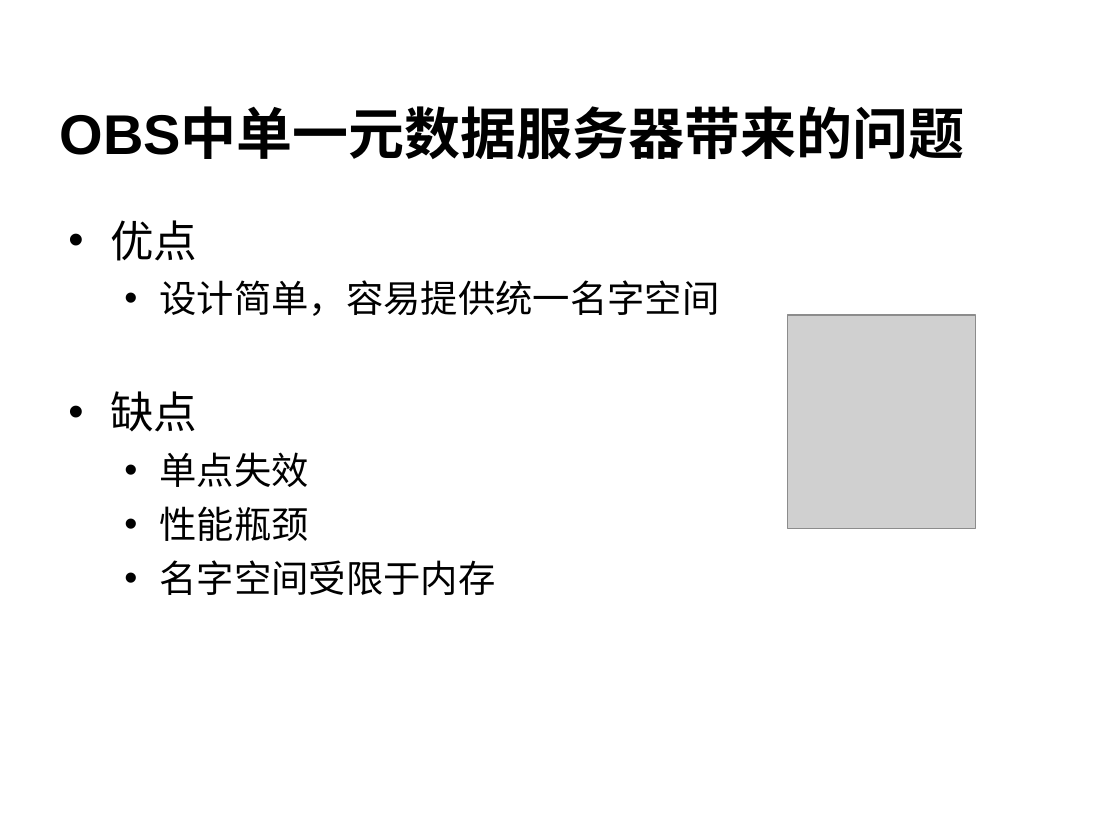
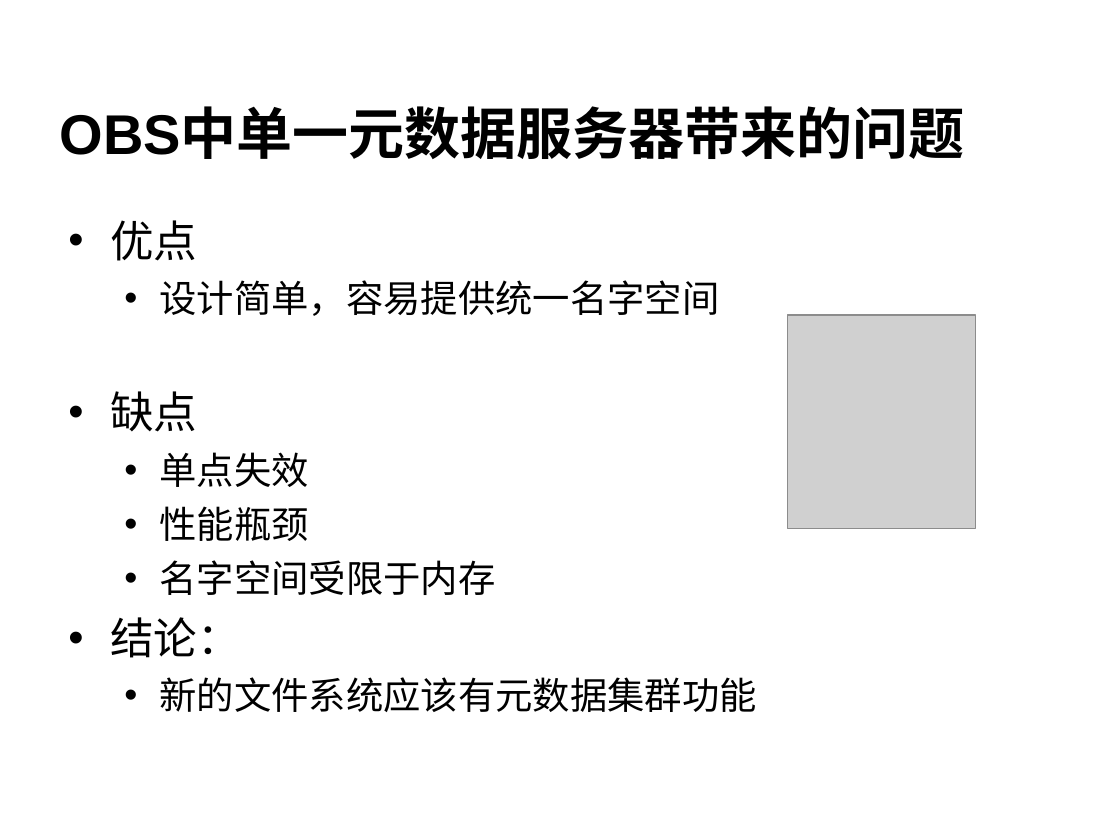
Before and after one commit to cheliequan/idning-paper, a slide deck: slide 9 of draft/答辩.ppt. Drawn at 1120x840 pixels with LibreOffice and Linux fonts; fonts in the diff are those of the drawing; grey boxes stand for pictures; background and template pictures are left out. Boxes give left, top, right and bottom in pixels: in the first picture for what was removed or moved away, otherwise in the second. Text is boxed around its words. In the diff, an @@ line names an element or a change of style, - is before the commit and + after.

```diff
--- a/draft/答辩.ppt
+++ b/draft/答辩.ppt
@@ text at (110,617,756,712): paragraphs added @@
+• 结论：
+  • 新的文件系统应该有元数据集群功能
```
Also in this commit, not shown: 11 other slides changed, 4 slides added, 3 slides removed, 1 other file.
